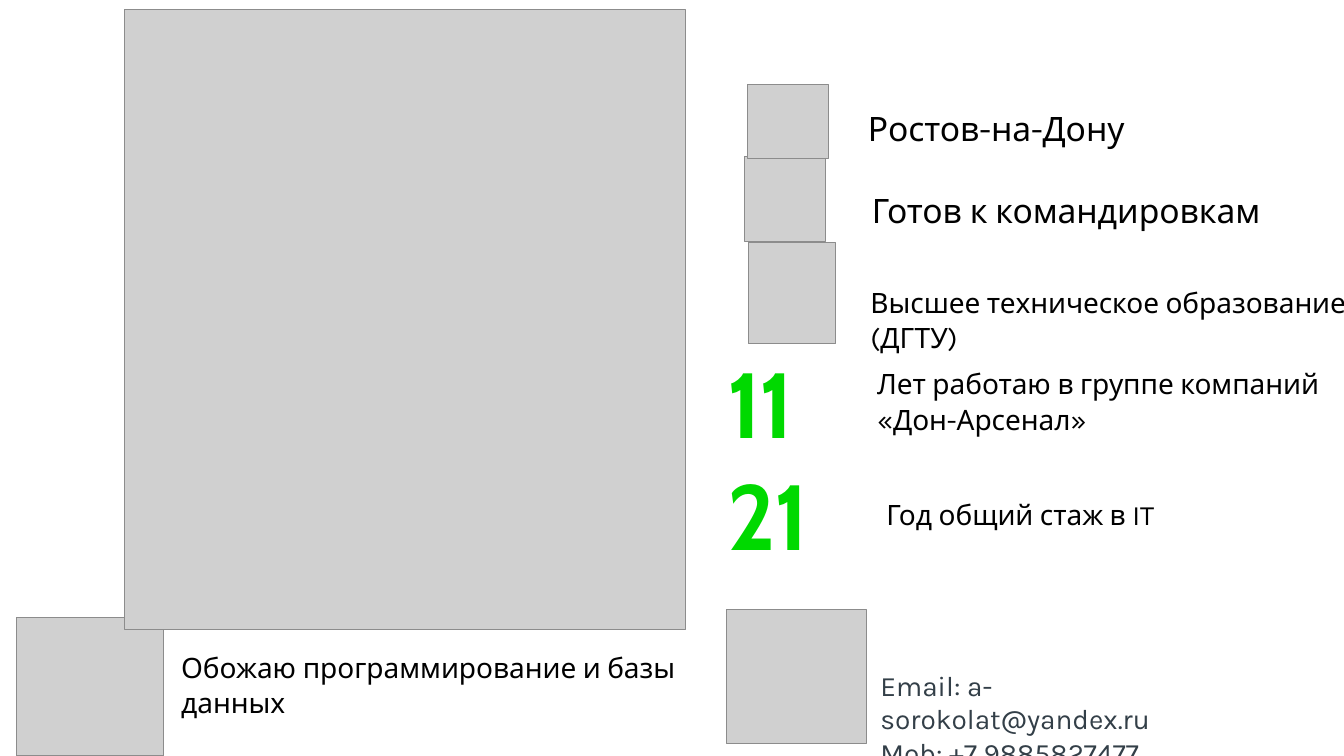
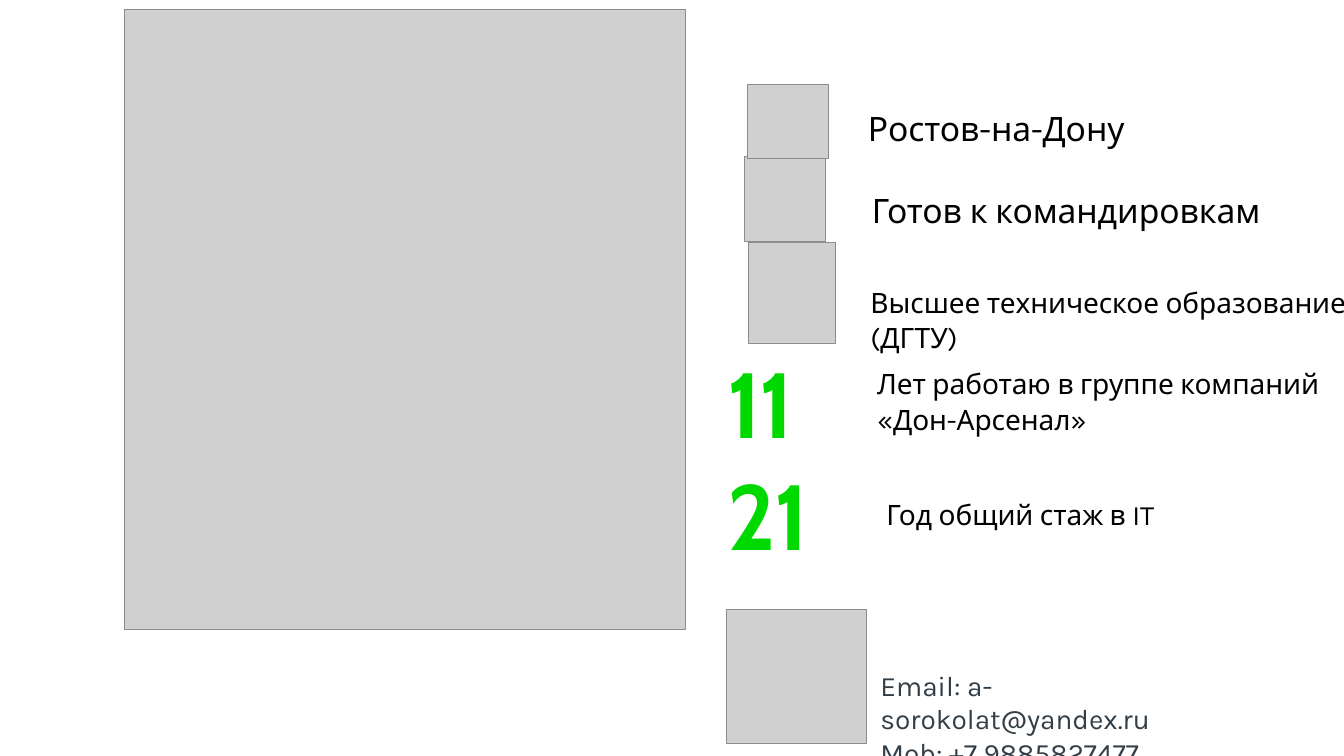
Before and after one commit to AndrSor/Course_PLSQL_SB, a slide deck: slide 2 of Course Work/_Презентация Курсовой работы.pptx. Drawn at 1344x756 pixels with LibreOffice and Linux fonts; fonts in the diff are those of the drawing; grey boxes stand for pictures; background and template pictures are left out. Boxes give left, top, right and bottom in pixels: in the first picture for what was removed or moved away, otherwise in the second. Text is boxed around its words. In the diff, an @@ line names an element or a change of style, - is before the commit and + after.

```diff
--- a/Course Work/_Презентация Курсовой работы.pptx
+++ b/Course Work/_Презентация Курсовой работы.pptx
@@ picture removed at (17,618,164,756) @@
@@ text removed at (181,656,675,719) @@
-Обожаю программирование и базы данных
```
Also in this commit, not shown: 1 other slide changed, 3 slides added.
